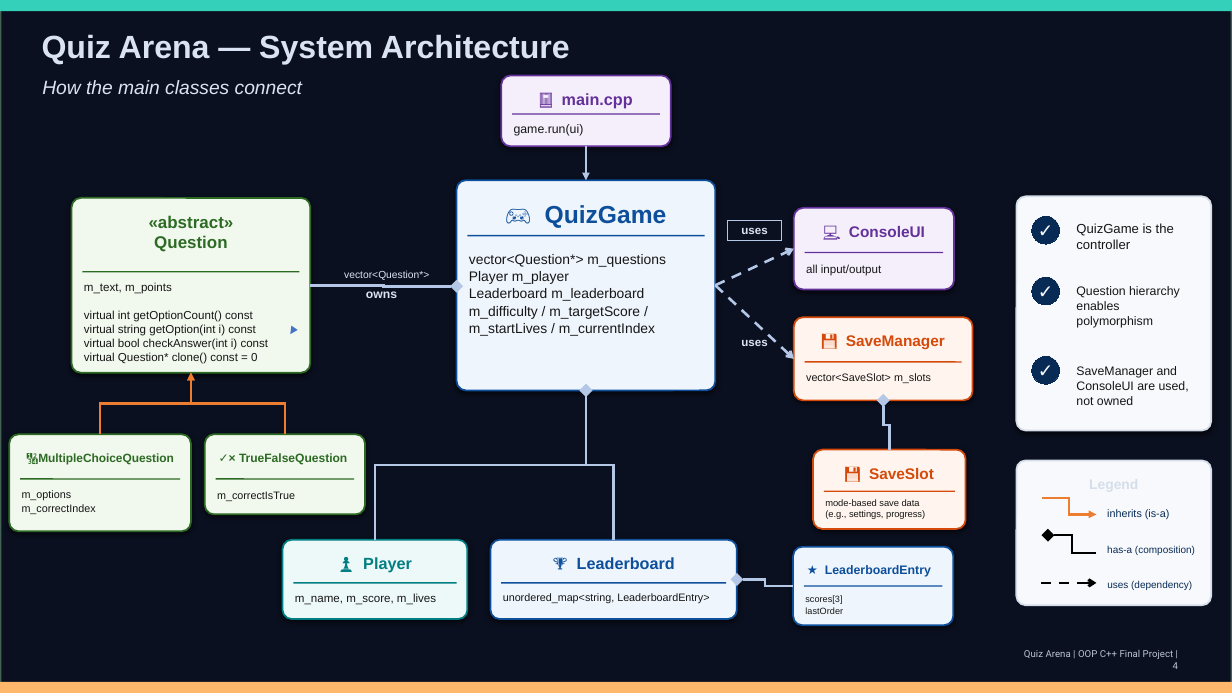
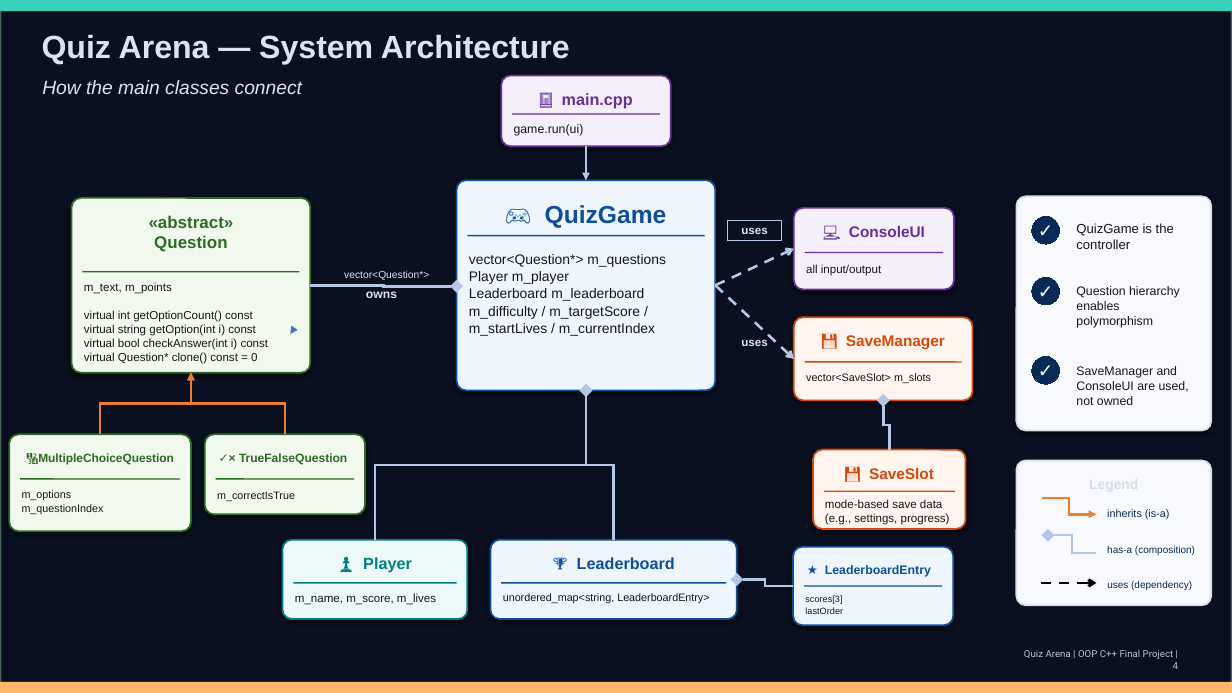
Before and after one commit to xGota7/Oop-Final-Project, a slide deck: slide 4 of Presentation/QuizArena.pptx. Drawn at 1232x693 pixels with LibreOffice and Linux fonts; fonts in the diff are those of the drawing. Boxes give left, top, right and bottom in pixels: in the first picture for what was removed or moved away, otherwise in the second. Text is boxed around its words. In the diff, an @@ line names an element or a change of style, - is before the commit and + after.

```diff
--- a/Presentation/QuizArena.pptx
+++ b/Presentation/QuizArena.pptx
@@ text at <box>22,504,104,514</box>: text changed @@
-m_correctIndex
+m_questionIndex
@@ text "mode-based save data" at <box>825,499,950,525</box>: size 7.3 to 9 pt; line spacing 0.95 to 1.05 @@
@@ elbow arrow (1097, 553) - (1048, 535): stroke #000000 2 pt to #B4C7E7 2 pt @@
```
Also in this commit, not shown: 1 other slide changed, 5 other files.
